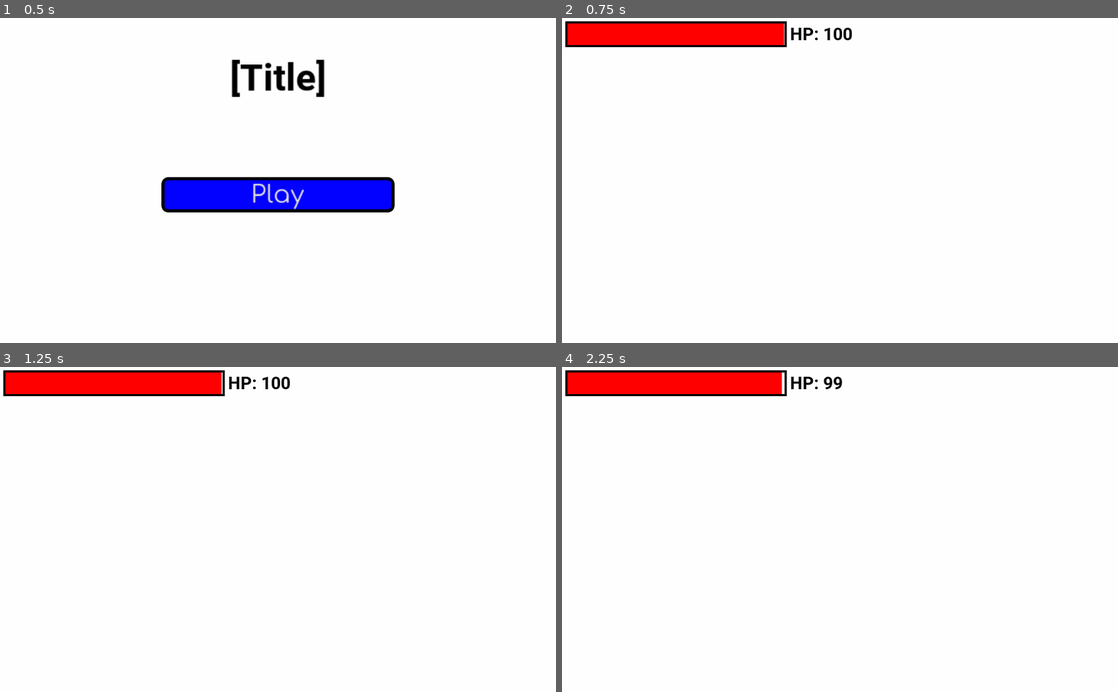
Above: before the commit, frames 1-4 (two rows, left to right).
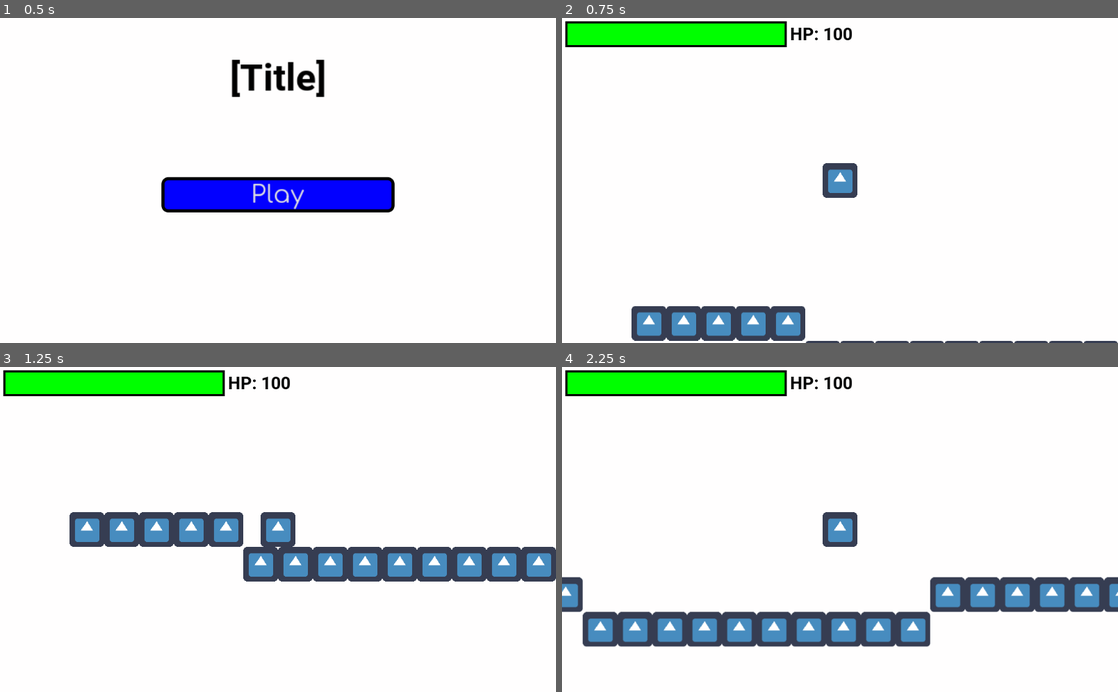
Above: after the commit, the same moments.

Repository: Triggered41/GMTK-2021
Game: Godot game, scene res://Menu.tscn
The game is run twice, just before and just after one commit, with the same random seed, the same clock (stepped at 60 frames per second) and the same inputs. The engine's default icon, where the game draws it, is replaced by a stand-in: a white triangle on a blue panel in a dark square.
Inputs:
- Up to frame 1 (0.5 s): no input
- Up to frame 2 (0.75 s): click "Play" at 0.5 s
- Up to frame 3 (1.25 s): no input
- Up to frame 4 (2.25 s): hold Up (ui_up) 1.28-2.03 s; hold Right (ui_right) from 1.28 s (still down); tap Up (ui_up) at 2.1 s

Frame 1 is identical in both runs. In frame 2, 6.8% of the frame differs, in the area x 1-100%, y 1-100%; in frame 3, 12%; in frame 4, 14%, in the area x 0-100%, y 1-87%.

Commit message:
added movement

Diff:
--- a/Button.gd
+++ b/Button.gd
@@ -1,4 +1,4 @@
 extends Button
 
 func _on_Button_pressed():
-	get_tree().change_scene("res://Scene.tscn")
+	get_tree().change_scene("res://Level.tscn")
--- a/GUI.tscn
+++ b/GUI.tscn
@@ -40,7 +40,7 @@
 "_edit_use_anchors_": false
 }
 color_high_health = Color( 0, 1, 0, 1 )
-color_medium_health = Color( 1, 0.498039, 0.215686, 1 )
+color_medium_health = Color( 1, 0.784314, 0, 1 )
 color_low_health = Color( 1, 0, 0, 1 )
 
 [node name="Label" type="Label" parent="."]
--- a/Heath Bar.gd
+++ b/Heath Bar.gd
@@ -15,9 +15,9 @@
 	#sets bar color to color according to hp value
 	style_box.bg_color = current_color
 
-	if value > 33:
+	if value < 33:
 		current_color = color_low_health
-	elif value > 66:
+	elif value < 66:
 		current_color = color_medium_health
 	else:
 		current_color = color_high_health
--- /dev/null
+++ b/Level.tscn
@@ -0,0 +1,43 @@
+[gd_scene load_steps=6 format=2]
+
+[ext_resource path="res://READ!!!.gd" type="Script" id=1]
+[ext_resource path="res://icon.png" type="Texture" id=2]
+[ext_resource path="res://Player.tscn" type="PackedScene" id=4]
+
+[sub_resource type="ConvexPolygonShape2D" id=9]
+points = PoolVector2Array( 64, 64, 0, 64, 0, 0, 64, 0 )
+
+[sub_resource type="TileSet" id=8]
+0/name = "icon.png 0"
+0/texture = ExtResource( 2 )
+0/tex_offset = Vector2( 0, 0 )
+0/modulate = Color( 1, 1, 1, 1 )
+0/region = Rect2( 0, 0, 64, 64 )
+0/tile_mode = 0
+0/occluder_offset = Vector2( 0, 0 )
+0/navigation_offset = Vector2( 0, 0 )
+0/shape_offset = Vector2( 0, 0 )
+0/shape_transform = Transform2D( 1, 0, 0, 1, 0, 0 )
+0/shape = SubResource( 9 )
+0/shape_one_way = false
+0/shape_one_way_margin = 1.0
+0/shapes = [ {
+"autotile_coord": Vector2( 0, 0 ),
+"one_way": false,
+"one_way_margin": 1.0,
+"shape": SubResource( 9 ),
+"shape_transform": Transform2D( 1, 0, 0, 1, 0, 0 )
+} ]
+0/z_index = 0
+
+[node name="Scene" type="Node2D"]
+
+[node name="TileMap" type="TileMap" parent="."]
+tile_set = SubResource( 8 )
+format = 1
+tile_data = PoolIntArray( 327674, 0, 0, 327675, 0, 0, 327676, 0, 0, 327677, 0, 0, 327678, 0, 0, 262153, 0, 0, 262154, 0, 0, 262155, 0, 0, 262156, 0, 0, 262157, 0, 0, 262158, 0, 0, 262159, 0, 0, 262160, 0, 0, 262161, 0, 0, 393215, 0, 0, 327680, 0, 0, 327681, 0, 0, 327682, 0, 0, 327683, 0, 0, 327684, 0, 0, 327685, 0, 0, 327686, 0, 0, 327687, 0, 0, 327688, 0, 0 )
+
+[node name="Notes" type="Node" parent="."]
+script = ExtResource( 1 )
+
+[node name="Player" parent="." instance=ExtResource( 4 )]
--- a/Player.gd
+++ b/Player.gd
@@ -1,18 +1,47 @@
 extends KinematicBody2D
 
 #gets health bar
-onready var health_bar = get_node("GUI/Heath Bar")
+onready var health_bar = get_node("CanvasLayer/GUI/Heath Bar")
 
 #SET HEALTH USING SET_HEALTH or self.health = (the number), as doing otherwise will not update health bar
 var health : float setget set_health #int maybe? i did float so it can be divided by non integers, and the hp bar can just round
+#the velocity
+export var gravity : float
+var velocity : Vector2
+export var acceleration : float
+export var deceleration : float
+export var maxspeed : float
+export var jump_height : float
+const UP : Vector2 = Vector2(0, -1)
 
 func _ready():
 	#sets value to 100% on startup
-	health = 100
+	self.health = 100
 
-func _process(delta):
-	self.health -= 0.01
-	print(health)
+func _process(_delta):
+	pass
+
+func _physics_process(delta):
+	#handle the keyboard & convert to movement
+	if Input.is_action_pressed("ui_up"):
+		if is_on_floor():
+			velocity.y -= jump_height
+	if Input.is_action_pressed("ui_down"):
+		pass
+	if Input.is_action_pressed("ui_left"):
+		velocity.x -= acceleration
+	elif Input.is_action_pressed("ui_right"):
+		velocity.x += acceleration
+	else:
+		velocity.x /= (deceleration/100 + 1)
+
+
+	#sets x velocity to velocity but clamped at maxspeed
+	velocity.x = clamp(velocity.x, -maxspeed, maxspeed)
+
+	#adds the gravity to velocity to the y velocity
+	velocity.y += gravity*delta
+	velocity = move_and_slide(velocity, UP)
 	pass
 
 func set_health(value):
--- a/Player.tscn
+++ b/Player.tscn
@@ -1,13 +1,29 @@
-[gd_scene load_steps=3 format=2]
+[gd_scene load_steps=5 format=2]
 
 [ext_resource path="res://Player.gd" type="Script" id=1]
 [ext_resource path="res://GUI.tscn" type="PackedScene" id=2]
+[ext_resource path="res://icon.png" type="Texture" id=3]
+
+[sub_resource type="RectangleShape2D" id=1]
+extents = Vector2( 32, 32 )
 
 [node name="Player" type="KinematicBody2D"]
 script = ExtResource( 1 )
+gravity = 1600.0
+acceleration = 30.0
+deceleration = 5.0
+maxspeed = 500.0
+jump_height = 900.0
 
 [node name="Collider" type="CollisionShape2D" parent="."]
+shape = SubResource( 1 )
 
 [node name="Sprite" type="Sprite" parent="."]
+texture = ExtResource( 3 )
 
-[node name="GUI" parent="." instance=ExtResource( 2 )]
+[node name="Camera2D" type="Camera2D" parent="."]
+current = true
+
+[node name="CanvasLayer" type="CanvasLayer" parent="."]
+
+[node name="GUI" parent="CanvasLayer" instance=ExtResource( 2 )]
--- a/Scene.tscn
+++ /dev/null
@@ -1,145 +0,0 @@
-[gd_scene load_steps=15 format=2]
-
-[ext_resource path="res://Assets/Clouds/cloud_center.png" type="Texture" id=1]
-[ext_resource path="res://Assets/Clouds/cloud_corner.png" type="Texture" id=2]
-[ext_resource path="res://Assets/Clouds/cloud_side.png" type="Texture" id=3]
-[ext_resource path="res://Assets/Clouds/cloud_three_quarters.png" type="Texture" id=4]
-[ext_resource path="res://READ!!!.gd" type="Script" id=5]
-[ext_resource path="res://Player.tscn" type="PackedScene" id=6]
-
-[sub_resource type="ConvexPolygonShape2D" id=1]
-points = PoolVector2Array( 32, 32, 0, 32, 0, 0, 32, 0 )
-
-[sub_resource type="ConcavePolygonShape2D" id=5]
-segments = PoolVector2Array( 32, 32, 0, 32, 0, 32, 0, 0, 0, 0, 32, 0, 32, 0, 32, 32 )
-
-[sub_resource type="ConvexPolygonShape2D" id=6]
-points = PoolVector2Array( 32, 32, 8, 32, 16, 24, 24, 16, 32, 16, 32, 16 )
-
-[sub_resource type="ConvexPolygonShape2D" id=4]
-points = PoolVector2Array( 32, 32, 0, 32, 0, 0, 32, 0 )
-
-[sub_resource type="ConvexPolygonShape2D" id=7]
-points = PoolVector2Array( 32, 0, 32, 32, 8, 32, 8, 0, 8, 0 )
-
-[sub_resource type="ConcavePolygonShape2D" id=8]
-segments = PoolVector2Array( 32, 32, 0, 32, 0, 32, 0, 0, 0, 0, 32, 0, 32, 0, 32, 32 )
-
-[sub_resource type="ConvexPolygonShape2D" id=9]
-points = PoolVector2Array( 16, 0, 16, 0, 32, 0, 32, 32, 0, 32, 0, 16, 16, 16 )
-
-[sub_resource type="TileSet" id=2]
-0/name = "cloud_center.png 0"
-0/texture = ExtResource( 1 )
-0/tex_offset = Vector2( 0, 0 )
-0/modulate = Color( 1, 1, 1, 1 )
-0/region = Rect2( 0, 0, 32, 32 )
-0/tile_mode = 0
-0/occluder_offset = Vector2( 0, 0 )
-0/navigation_offset = Vector2( 0, 0 )
-0/shape_offset = Vector2( 0, 0 )
-0/shape_transform = Transform2D( 1, 0, 0, 1, 0, 0 )
-0/shape = SubResource( 1 )
-0/shape_one_way = false
-0/shape_one_way_margin = 1.0
-0/shapes = [ {
-"autotile_coord": Vector2( 0, 0 ),
-"one_way": false,
-"one_way_margin": 1.0,
-"shape": SubResource( 1 ),
-"shape_transform": Transform2D( 1, 0, 0, 1, 0, 0 )
-} ]
-0/z_index = 0
-1/name = "cloud_corner.png 1"
-1/texture = ExtResource( 2 )
-1/tex_offset = Vector2( 0, 0 )
-1/modulate = Color( 1, 1, 1, 1 )
-1/region = Rect2( 0, 0, 32, 32 )
-1/tile_mode = 0
-1/occluder_offset = Vector2( 0, 0 )
-1/navigation_offset = Vector2( 0, 0 )
-1/shape_offset = Vector2( 0, 0 )
-1/shape_transform = Transform2D( 1, 0, 0, 1, 0, 0 )
-1/shape = SubResource( 5 )
-1/shape_one_way = false
-1/shape_one_way_margin = 1.0
-1/shapes = [ {
-"autotile_coord": Vector2( 0, 0 ),
-"one_way": false,
-"one_way_margin": 1.0,
-"shape": SubResource( 5 ),
-"shape_transform": Transform2D( 1, 0, 0, 1, 0, 0 )
-}, {
-"autotile_coord": Vector2( 0, 0 ),
-"one_way": false,
-"one_way_margin": 1.0,
-"shape": SubResource( 6 ),
-"shape_transform": Transform2D( 1, 0, 0, 1, 0, 0 )
-} ]
-1/z_index = 0
-2/name = "cloud_side.png 2"
-2/texture = ExtResource( 3 )
-2/tex_offset = Vector2( 0, 0 )
-2/modulate = Color( 1, 1, 1, 1 )
-2/region = Rect2( 0, 0, 32, 32 )
-2/tile_mode = 0
-2/occluder_offset = Vector2( 0, 0 )
-2/navigation_offset = Vector2( 0, 0 )
-2/shape_offset = Vector2( 0, 0 )
-2/shape_transform = Transform2D( 1, 0, 0, 1, 0, 0 )
-2/shape = SubResource( 4 )
-2/shape_one_way = false
-2/shape_one_way_margin = 1.0
-2/shapes = [ {
-"autotile_coord": Vector2( 0, 0 ),
-"one_way": false,
-"one_way_margin": 1.0,
-"shape": SubResource( 4 ),
-"shape_transform": Transform2D( 1, 0, 0, 1, 0, 0 )
-}, {
-"autotile_coord": Vector2( 0, 0 ),
-"one_way": false,
-"one_way_margin": 1.0,
-"shape": SubResource( 7 ),
-"shape_transform": Transform2D( 1, 0, 0, 1, 0, 0 )
-} ]
-2/z_index = 0
-3/name = "cloud_three_quarters.png 3"
-3/texture = ExtResource( 4 )
-3/tex_offset = Vector2( 0, 0 )
-3/modulate = Color( 1, 1, 1, 1 )
-3/region = Rect2( 0, 0, 32, 32 )
-3/tile_mode = 0
-3/occluder_offset = Vector2( 0, 0 )
-3/navigation_offset = Vector2( 0, 0 )
-3/shape_offset = Vector2( 0, 0 )
-3/shape_transform = Transform2D( 1, 0, 0, 1, 0, 0 )
-3/shape = SubResource( 8 )
-3/shape_one_way = false
-3/shape_one_way_margin = 1.0
-3/shapes = [ {
-"autotile_coord": Vector2( 0, 0 ),
-"one_way": false,
-"one_way_margin": 1.0,
-"shape": SubResource( 8 ),
-"shape_transform": Transform2D( 1, 0, 0, 1, 0, 0 )
-}, {
-"autotile_coord": Vector2( 0, 0 ),
-"one_way": false,
-"one_way_margin": 1.0,
-"shape": SubResource( 9 ),
-"shape_transform": Transform2D( 1, 0, 0, 1, 0, 0 )
-} ]
-3/z_index = 0
-
-[node name="Scene" type="Node2D"]
-
-[node name="TileMap" type="TileMap" parent="."]
-tile_set = SubResource( 2 )
-cell_size = Vector2( 32, 32 )
-format = 1
-
-[node name="Notes" type="Node" parent="."]
-script = ExtResource( 5 )
-
-[node name="Player" parent="." instance=ExtResource( 6 )]
--- a/project.godot
+++ b/project.godot
@@ -19,6 +19,37 @@
 run/main_scene="res://Menu.tscn"
 config/icon="res://icon.png"
 
+[input]
+
+ui_left={
+"deadzone": 0.5,
+"events": [ Object(InputEventKey,"resource_local_to_scene":false,"resource_name":"","device":0,"alt":false,"shift":false,"control":false,"meta":false,"command":false,"pressed":false,"scancode":16777231,"unicode":0,"echo":false,"script":null)
+, Object(InputEventJoypadButton,"resource_local_to_scene":false,"resource_name":"","device":0,"button_index":14,"pressure":0.0,"pressed":false,"script":null)
+, Object(InputEventKey,"resource_local_to_scene":false,"resource_name":"","device":0,"alt":false,"shift":false,"control":false,"meta":false,"command":false,"pressed":false,"scancode":65,"unicode":0,"echo":false,"script":null)
+ ]
+}
+ui_right={
+"deadzone": 0.5,
+"events": [ Object(InputEventKey,"resource_local_to_scene":false,"resource_name":"","device":0,"alt":false,"shift":false,"control":false,"meta":false,"command":false,"pressed":false,"scancode":16777233,"unicode":0,"echo":false,"script":null)
+, Object(InputEventJoypadButton,"resource_local_to_scene":false,"resource_name":"","device":0,"button_index":15,"pressure":0.0,"pressed":false,"script":null)
+, Object(InputEventKey,"resource_local_to_scene":false,"resource_name":"","device":0,"alt":false,"shift":false,"control":false,"meta":false,"command":false,"pressed":false,"scancode":68,"unicode":0,"echo":false,"script":null)
+ ]
+}
+ui_up={
+"deadzone": 0.5,
+"events": [ Object(InputEventKey,"resource_local_to_scene":false,"resource_name":"","device":0,"alt":false,"shift":false,"control":false,"meta":false,"command":false,"pressed":false,"scancode":16777232,"unicode":0,"echo":false,"script":null)
+, Object(InputEventJoypadButton,"resource_local_to_scene":false,"resource_name":"","device":0,"button_index":12,"pressure":0.0,"pressed":false,"script":null)
+, Object(InputEventKey,"resource_local_to_scene":false,"resource_name":"","device":0,"alt":false,"shift":false,"control":false,"meta":false,"command":false,"pressed":false,"scancode":87,"unicode":0,"echo":false,"script":null)
+ ]
+}
+ui_down={
+"deadzone": 0.5,
+"events": [ Object(InputEventKey,"resource_local_to_scene":false,"resource_name":"","device":0,"alt":false,"shift":false,"control":false,"meta":false,"command":false,"pressed":false,"scancode":16777234,"unicode":0,"echo":false,"script":null)
+, Object(InputEventJoypadButton,"resource_local_to_scene":false,"resource_name":"","device":0,"button_index":13,"pressure":0.0,"pressed":false,"script":null)
+, Object(InputEventKey,"resource_local_to_scene":false,"resource_name":"","device":0,"alt":false,"shift":false,"control":false,"meta":false,"command":false,"pressed":false,"scancode":83,"unicode":0,"echo":false,"script":null)
+ ]
+}
+
 [physics]
 
 common/enable_pause_aware_picking=true
Not shown: 2 places in GUI.tscn that only renumber resources
Not shown: 5 places in Menu.tscn that only renumber resources
